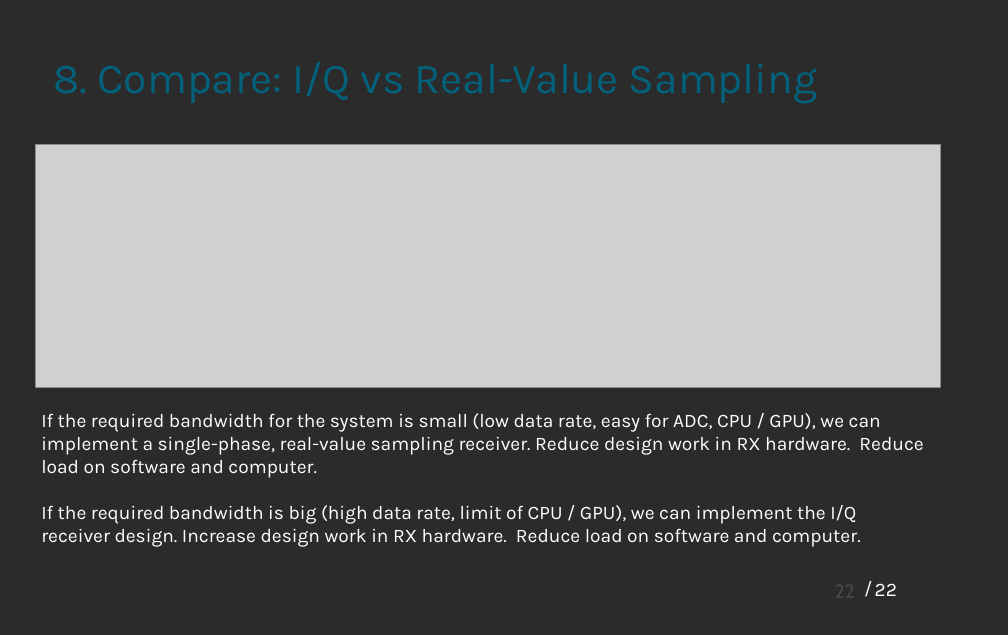
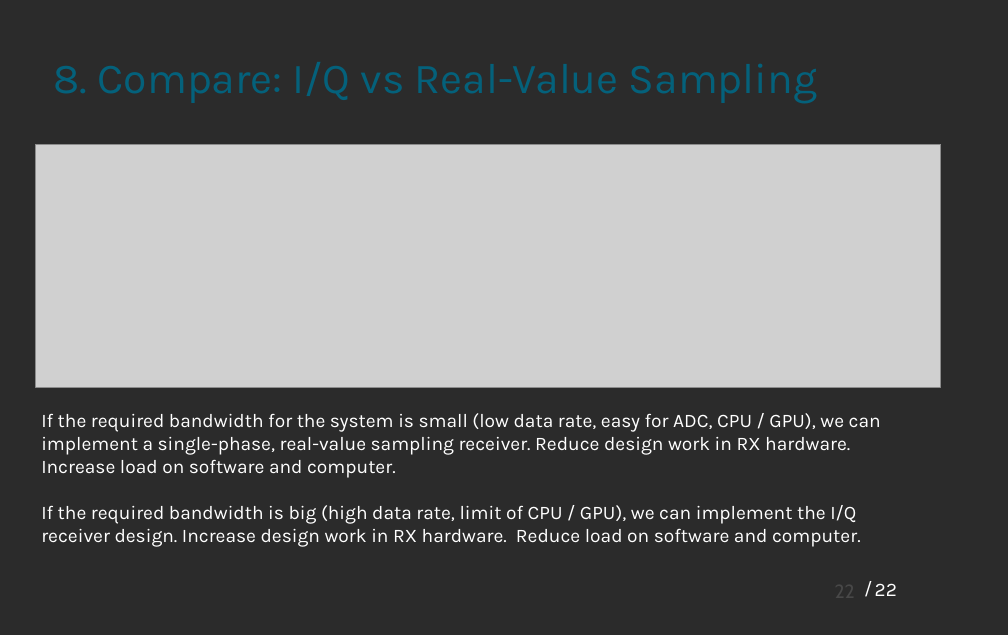
Before and after one commit to spiro-sarris/pres, a slide deck: slide 22 of rf_iq.odp. Drawn at 1008x635 pixels with LibreOffice and Linux fonts; fonts in the diff are those of the drawing; grey boxes stand for pictures; background and template pictures are left out; a plain dark background stands for a picture behind light text. Boxes give left, top, right and bottom in pixels: in the first picture for what was removed or moved away, otherwise in the second. Text is boxed around its words. In the diff, an @@ line names an element or a change of style, - is before the commit and + after.

Commit message:
fixed typo about increase load on CPU

```diff
--- a/rf_iq.odp
+++ b/rf_iq.odp
@@ text at bbox=[41, 413, 881, 478]: text changed @@
-If the required bandwidth for the system is small (low data rate, easy for ADC, CPU / GPU), we can implement a single-phase, real-value sampling receiver. Reduce design work in RX hardware. Reduce load on software and computer.
+If the required bandwidth for the system is small (low data rate, easy for ADC, CPU / GPU), we can implement a single-phase, real-value sampling receiver. Reduce design work in RX hardware. Increase load on software and computer.
```
Also in this commit, not shown: 1 other file.
